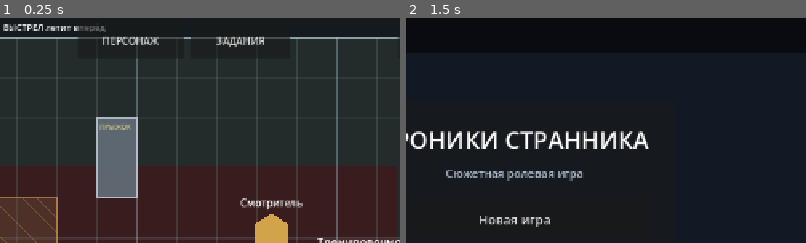
Above: before the commit, frames 1-2 (left to right).
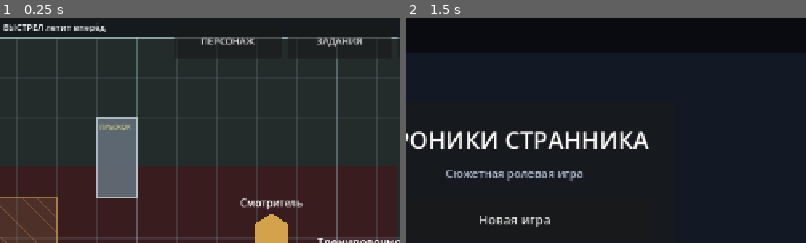
Above: after the commit, the same moments.

Repository: eretenkodaniil16-rgb/rpg-project
Game: Godot game, scene res://scenes/game/game.tscn
Two runs of this game, one before a commit and one after it. Both use one fixed random seed, a clock stepped at 60 frames per second and the inputs below. This scene is started directly instead of the project's main scene.
Inputs:
- Up to frame 1 (0.25 s): no input
- Up to frame 2 (1.5 s): click "ВЗАИМ." at 0.5 s; click "МЕНЮ" at 1.25 s
The pictures show only the part of the screen within x 36-86%, y 2-52%; the shares and areas given below are measured in that part.

The runs differ from the first frame. In frame 1, 1.7% of the frame differs, in the area x 19-98%, y 3-19%; in frame 2, nothing differs.

Commit message:
fix(ui): group character buttons beside menu

Diff:
--- a/scripts/game/game_feature_ui.gd
+++ b/scripts/game/game_feature_ui.gd
@@ -16,6 +16,7 @@
 	_remove_duplicate_inventory_menu()
 	_separate_mobile_combat_buttons()
 	_compact_world_labels()
+	_move_top_menu_buttons()
 	var old_sheet: CharacterSheet = _character_sheet
 	if old_sheet != null:
 		old_sheet.queue_free()
@@ -92,6 +93,23 @@
 	status_label.offset_right = 700.0
 
 
+func _move_top_menu_buttons() -> void:
+	if _quest_button != null:
+		_quest_button.set_anchors_preset(Control.PRESET_TOP_RIGHT)
+		_quest_button.offset_left = -354.0
+		_quest_button.offset_top = 20.0
+		_quest_button.offset_right = -188.0
+		_quest_button.offset_bottom = 78.0
+		_quest_button.add_theme_font_size_override("font_size", 15)
+	if _character_button != null:
+		_character_button.set_anchors_preset(Control.PRESET_TOP_RIGHT)
+		_character_button.offset_left = -536.0
+		_character_button.offset_top = 20.0
+		_character_button.offset_right = -364.0
+		_character_button.offset_bottom = 78.0
+		_character_button.add_theme_font_size_override("font_size", 15)
+
+
 func _open_character_sheet() -> void:
 	if GameState.input_locked or _character_sheet == null:
 		return
